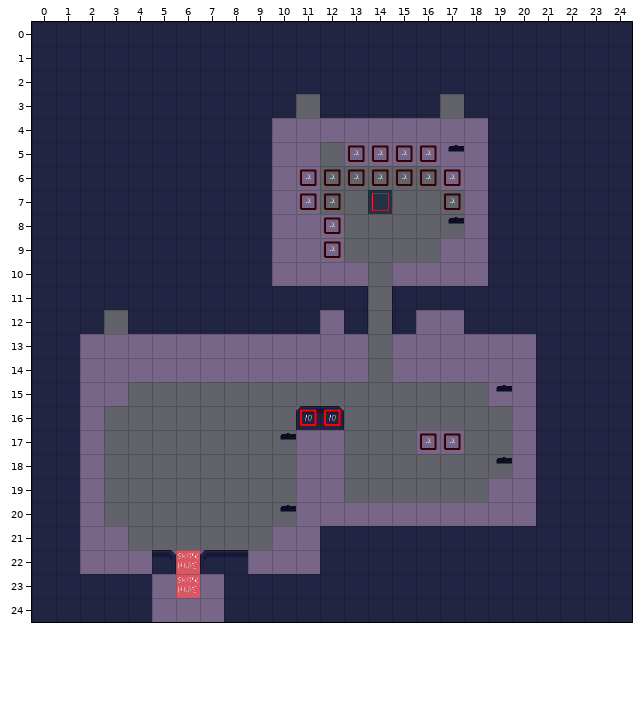
Level history. Tiled map: tiledMaps/JohnsRoom.tmx. The first picture shows the starting point.
Cells are 40x40 px. Shown: x 0..24, y 0..24.
And afterwards:
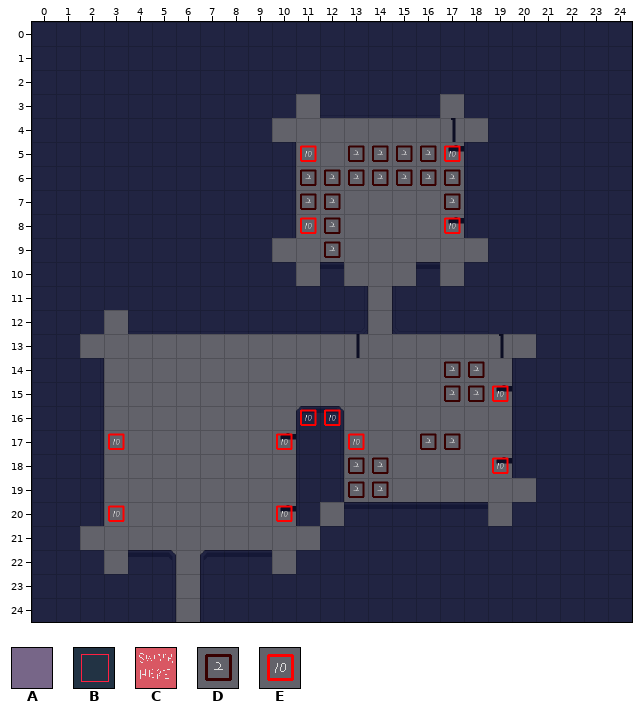
Key: from "AllTiles": A 1, B 2, C 24; from "height": D 1, E 9.
_ is an empty cell.
Log entry: fiddling with johns room map data
The exact change:
Layer "Interactable" (now hidden):
y 4: x 10..18 AAAAAAAAA -> _________
y 5: x 10..11 AA -> __; x 13..18 AAAAAA -> ______
y 6: x 10..11 AA -> __; x 17..18 AA -> __
y 7: x 10..11 AA -> __; x 14 B -> _; x 18 A -> _
y 8: x 10..12 AAA -> ___; x 18 A -> _
y 9: x 10..12 AAA -> ___; x 17..18 AA -> __
y 10: x 10..13 AAAA -> ____; x 15..18 AAAA -> ____
y 12: x 12 A -> _; x 16..17 AA -> __
y 13..14: x 2..13 AAAAAAAAAAAA -> ____________; x 15..20 AAAAAA -> ______
y 15: x 2..3 AA -> __; x 19..20 AA -> __
y 16: x 2 A -> _; x 11..12 AA -> __; x 20 A -> _
y 17: x 2 A -> _; x 11..12 AA -> __; x 16..17 AA -> __; x 20 A -> _
y 18: x 2 A -> _; x 11..12 AA -> __; x 20 A -> _
y 19: x 2 A -> _; x 11..12 AA -> __; x 19..20 AA -> __
y 20: x 2 A -> _; x 11..20 AAAAAAAAAA -> __________
y 21: x 2..3 AA -> __; x 10..11 AA -> __
y 22: x 2..7 AAAACA -> ______; x 9..11 AAA -> ___
y 23: x 5..7 ACA -> ___
y 24: x 5..7 AAA -> ___
Layer "Heightmap":
y 5: x 11 _ -> E; x 17 _ -> E
y 8: x 11 _ -> E; x 17 _ -> E
y 14: x 17..18 __ -> DD
y 15: x 17..19 ___ -> DDE
y 17: x 3 _ -> E; x 10 _ -> E; x 13 _ -> E
y 18: x 13..14 __ -> DD; x 19 _ -> E
y 19: x 13..14 __ -> DD
y 20: x 3 _ -> E; x 10 _ -> E
